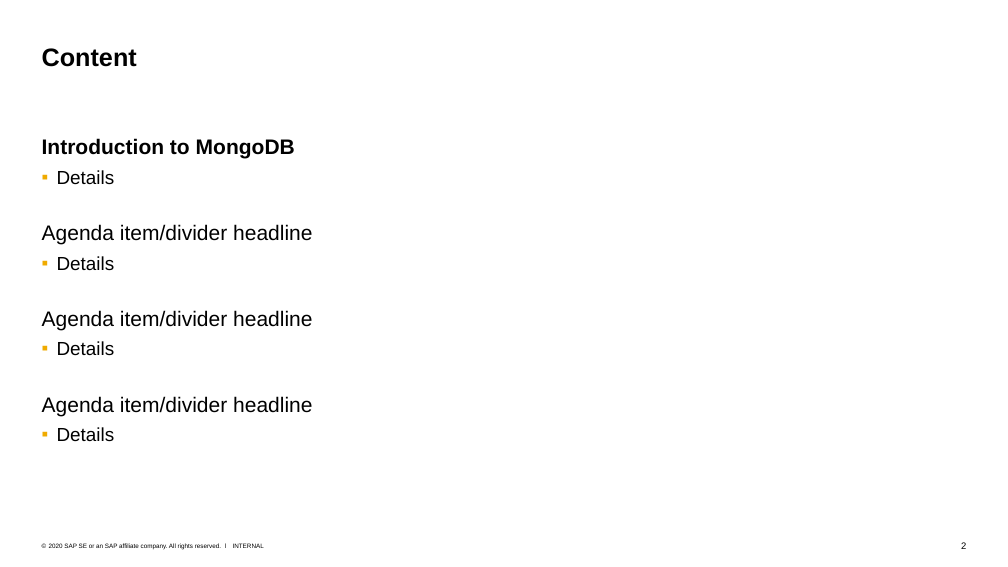
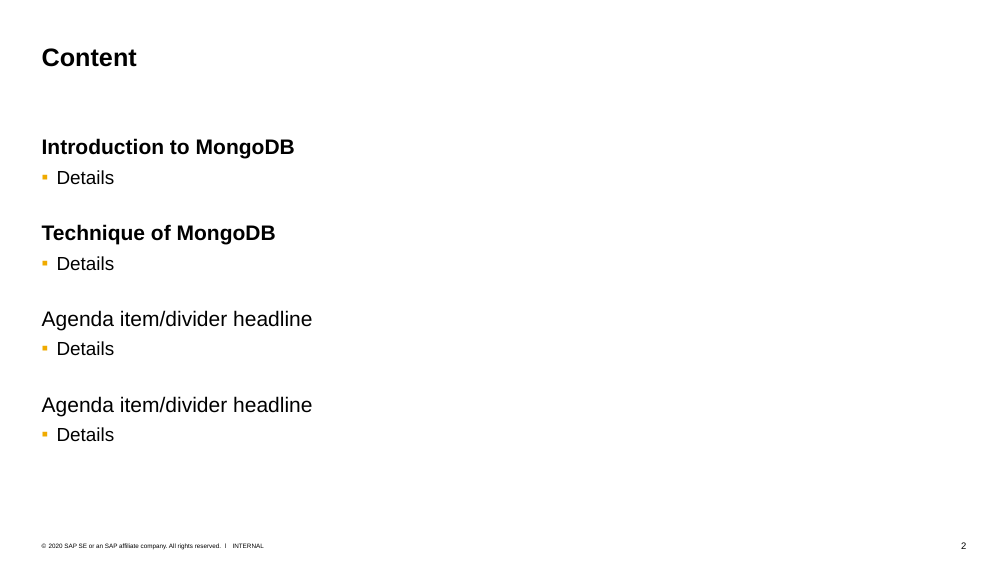
Before and after one commit to Voidkai/Survey_on_NoSQL, a slide deck: slide 2 of NoSQL/The_survey_on_MongoDB.pptx. Drawn at 1008x567 pixels with LibreOffice and Linux fonts; fonts in the diff are those of the drawing. Boxes give left, top, right and bottom in pixels: in the first picture for what was removed or moved away, otherwise in the second. Text is boxed around its words. In the diff, an @@ line names an element or a change of style, - is before the commit and + after.

Commit message:
Updated

```diff
--- a/NoSQL/The_survey_on_MongoDB.pptx
+++ b/NoSQL/The_survey_on_MongoDB.pptx
@@ text at (x1=42, y1=170, x2=276, y2=245): paragraphs added @@
+  ▪ Details
+Technique of MongoDB
```
Also in this commit, not shown: 8 slides added.
